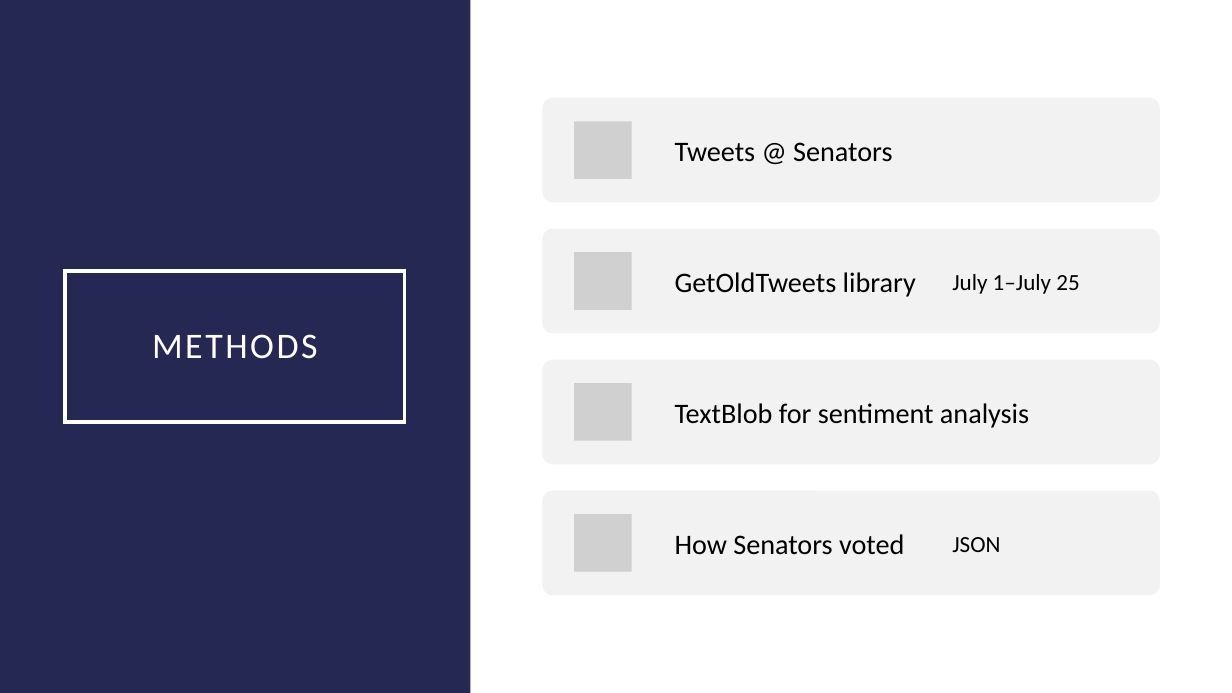
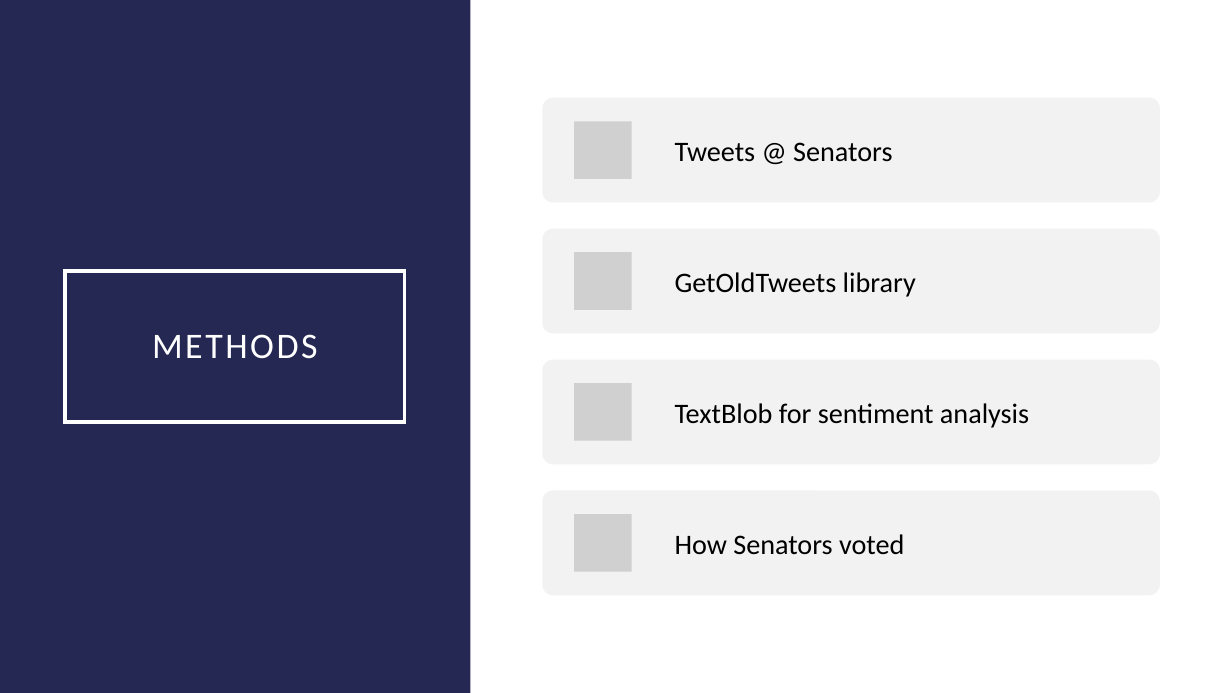
Before and after one commit to oliviaroy20/SocialSensing, a slide deck: slide 5 of Mid-Term Presenation.pptx. Drawn at 1232x693 pixels with LibreOffice and Linux fonts; fonts in the diff are those of the drawing; grey boxes stand for pictures. Boxes give left, top, right and bottom in pixels: in the first picture for what was removed or moved away, otherwise in the second. Text is boxed around its words. In the diff, an @@ line names an element or a change of style, - is before the commit and + after.

```diff
--- a/Mid-Term Presenation.pptx
+++ b/Mid-Term Presenation.pptx
@@ text removed at [952,274,1079,294] @@
-July 1–July 25
@@ text removed at [952,537,1000,552] @@
-JSON
```
Also in this commit, not shown: 6 other slides changed.
